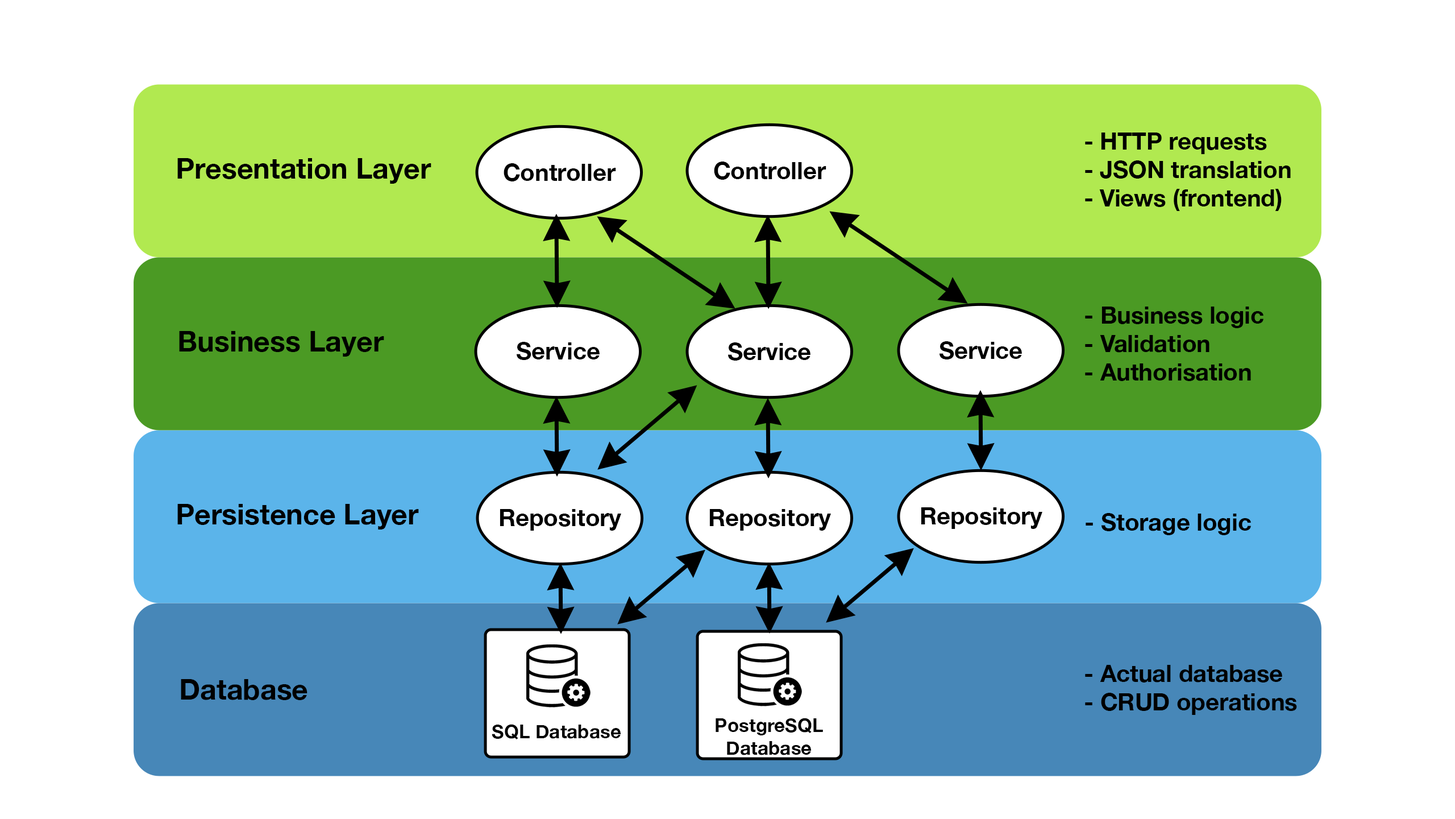
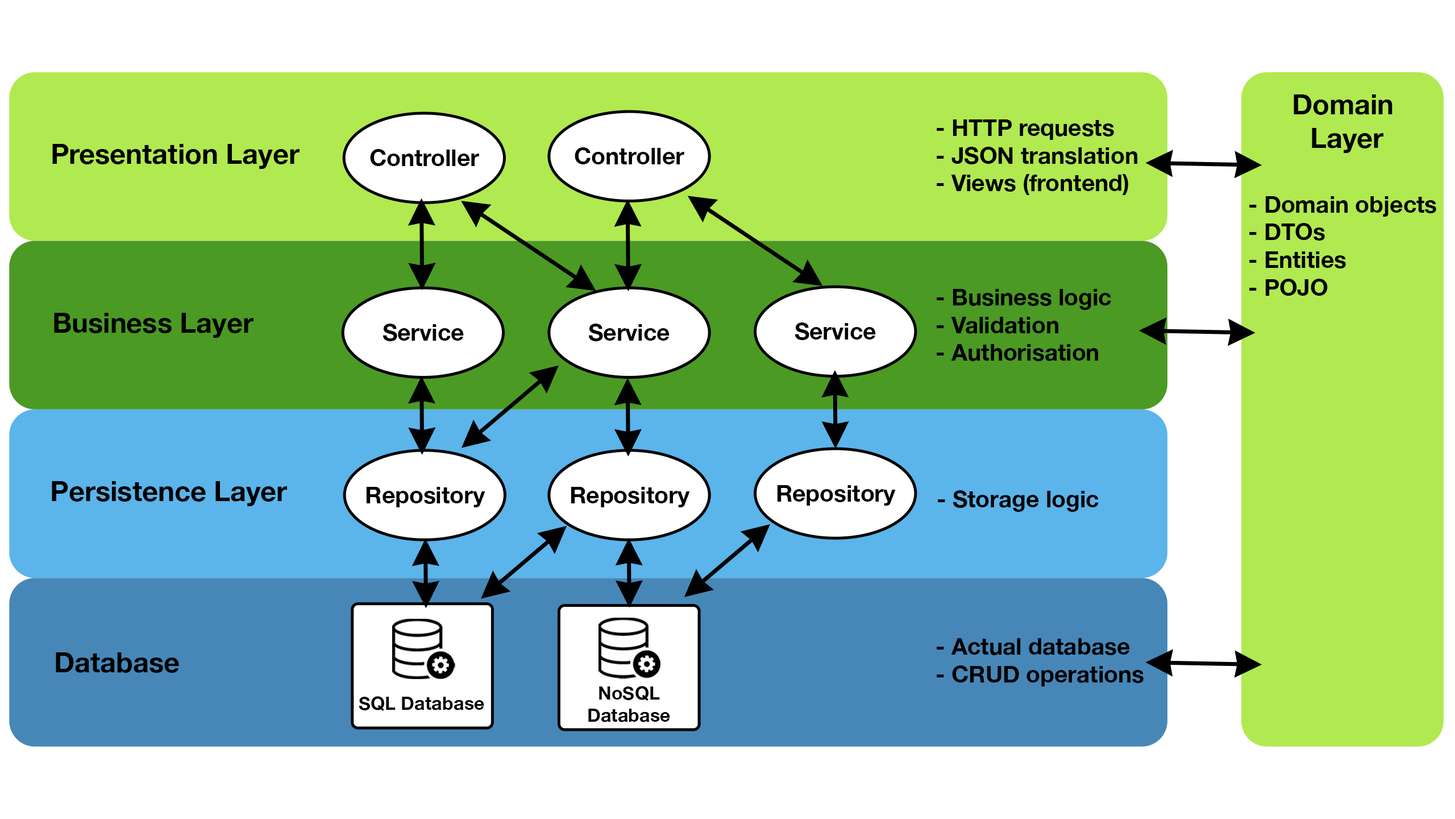
Layered file, before and after one edit (1455 × 819). Changes by layer:
added layer "Abgerundetes Rechteck 1" (1st of 4) above "NoSQL Database" over [1241, 72, 1444, 747]
painted on "Linie 1" (9th of 15) over [613, 198, 783, 310]
painted on "Linie 1" (10th of 15) over [683, 523, 915, 623]
painted on "Linie 1" (11th of 15) over [480, 525, 706, 625]
painted on "Linie 1" (12th of 15) over [461, 364, 698, 470]
painted on "Linie 1" (13th of 15) over [687, 195, 969, 304]
painted on "Linie 1" (14th of 15) over [461, 200, 736, 309]
painted on "Ellipse 1" (1st of 8) over [753, 284, 1066, 398]
painted on "Ellipse 1" (2nd of 8) over [547, 285, 854, 400]
painted on "Abgerundetes Rechteck 2" (1st of 2) over [557, 603, 844, 761]
painted on "Abgerundetes Rechteck 2" (2nd of 2) over [350, 602, 632, 759]
painted on "Ellipse 1" (3rd of 8) over [753, 446, 1066, 564]
painted on "Ellipse 1" (4th of 8) over [547, 448, 854, 566]
painted on "Ellipse 1" (5th of 8) over [342, 448, 645, 566]
painted on "Ellipse 1" (6th of 8) over [341, 285, 643, 400]
painted on "Ellipse 1" (7th of 8) over [547, 109, 854, 219]
painted on "Ellipse 1" (8th of 8) over [342, 111, 644, 221]
painted on "- Actual database - CRUD operations" over [936, 637, 1298, 715]
painted on "- Business logic - Validation - Authorisation" over [936, 288, 1264, 381]
painted on "- HTTP requests - JSON translation - Views (frontend)" over [936, 119, 1292, 211]
painted on "Abgerundetes Rechteck 1 Kopie" over [9, 240, 1322, 431]
painted on "Abgerundetes Rechteck 1" (2nd of 4) over [9, 577, 1322, 776]
painted on "Abgerundetes Rechteck 1" (3rd of 4) over [9, 408, 1322, 604]
painted on "Abgerundetes Rechteck 1" (4th of 4) over [9, 72, 1322, 258]
…and 28 more changes (5 added, 23 painted, 1 renamed)
